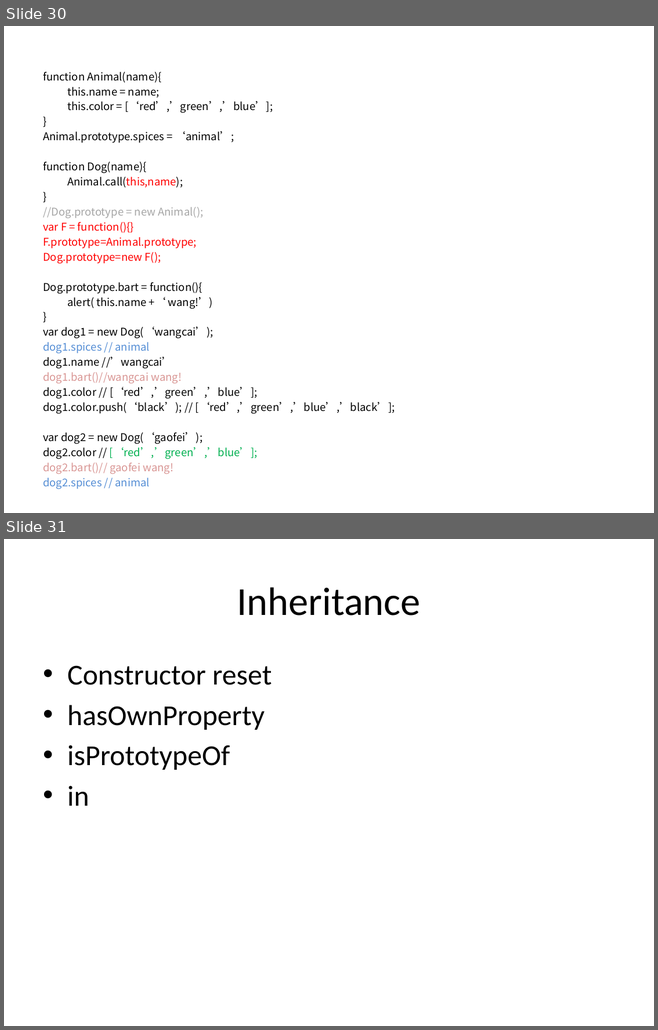
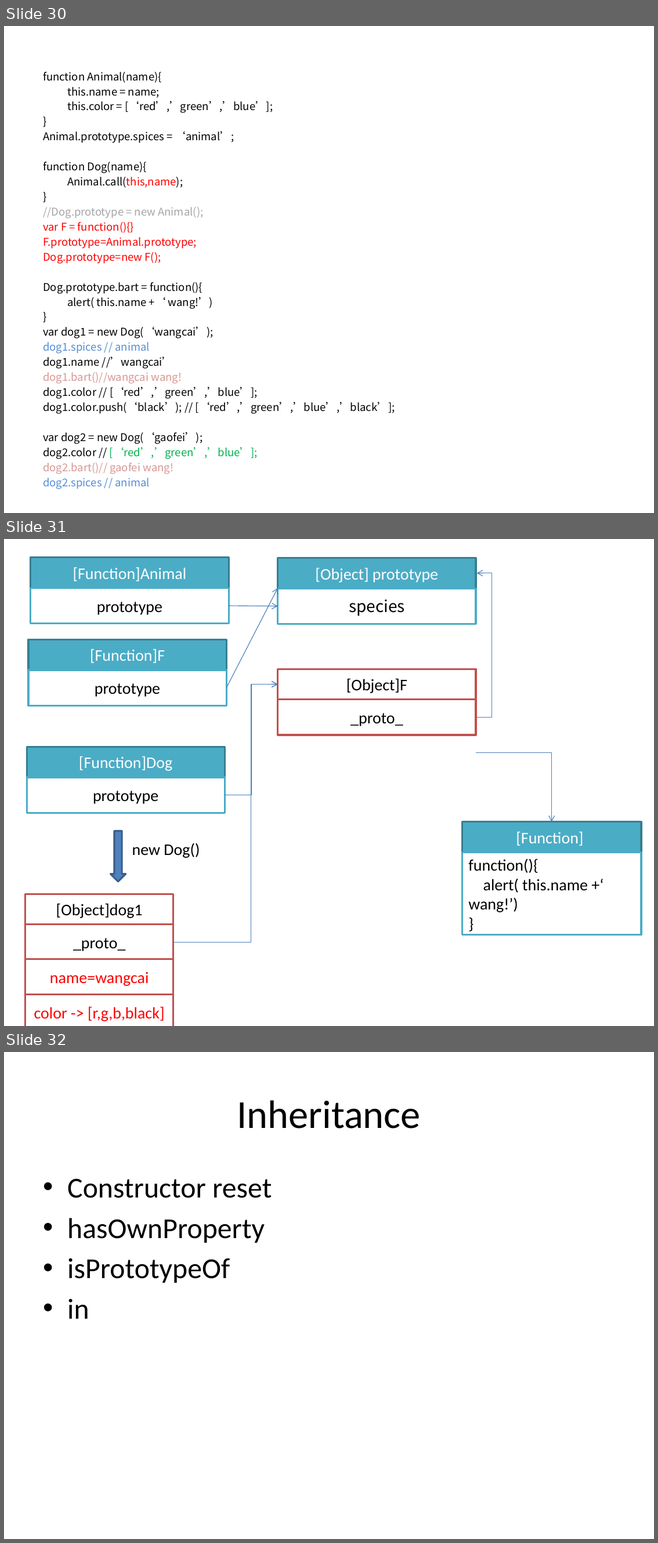
Before and after one commit to HLimit/h5_Traning, a slide deck: [presentation/[5]javascript_oop.pptx. Shown one above the other, each under a label of ours: slides 30 and 31 before the commit, slides 30, 31 and 32 after it. The pictures are 658x1030 and 658x1543 pixels, drawn with LibreOffice and Linux fonts; fonts in the diff are those of the drawing. Boxes give left, top, right and bottom in pixels: in the first picture for what was removed or moved away, otherwise in the second. Text is boxed around its words. In the diff, an @@ line names an element or a change of style, - is before the commit and + after.

```diff
--- a/[presentation/[5]javascript_oop.pptx
+++ b/[presentation/[5]javascript_oop.pptx
@@ slide 31 added at [4, 539, 654, 1026], background #FFFFFF @@
@@ rectangle added at [31, 558, 229, 588], fill #4BACC6, outline #377F92 2 pt, 18 pt, text #FFFFFF @@
+[Function]Animal
@@ rectangle added at [278, 558, 476, 588], fill #4BACC6, outline #377F92 2 pt, 18 pt, text #FFFFFF @@
+[Object] prototype
@@ elbow arrow added from (476, 718) to (476, 573), #4B7EBC 0.75 pt @@
@@ rectangle added at [31, 588, 229, 624], fill #FFFFFF, outline #4BACC6 2 pt, 18 pt, text #000000 @@
+prototype
@@ arrow added from (226, 687) to (278, 588), #4B7EBC 0.75 pt @@
@@ rectangle added at [278, 588, 476, 624], fill #FFFFFF, outline #4BACC6 2 pt, 18 pt, text #000000 @@
+species
@@ arrow added from (229, 606) to (278, 606), #4B7EBC 0.75 pt @@
@@ rectangle added at [29, 640, 227, 670], fill #4BACC6, outline #377F92 2 pt, 18 pt, text #FFFFFF @@
+[Function]F
@@ rectangle added at [29, 670, 227, 706], fill #FFFFFF, outline #4BACC6 2 pt, 18 pt, text #000000 @@
+prototype
@@ rectangle added at [278, 669, 476, 700], fill #FFFFFF, outline #C0504D 2 pt, 18 pt, text #000000 @@
+[Object]F
@@ elbow arrow added from (173, 943) to (278, 685), #4B7EBC 0.75 pt @@
@@ elbow arrow added from (225, 795) to (278, 685), #4B7EBC 0.75 pt @@
@@ rectangle added at [278, 700, 476, 735], fill #FFFFFF, outline #C0504D 2 pt, 18 pt, text #000000 @@
+_proto_
@@ rectangle added at [27, 747, 225, 777], fill #4BACC6, outline #377F92 2 pt, 18 pt, text #FFFFFF @@
+[Function]Dog
@@ elbow arrow added from (476, 752) to (552, 821), #4B7EBC 0.75 pt @@
@@ rectangle added at [27, 777, 225, 813], fill #FFFFFF, outline #4BACC6 2 pt, 18 pt, text #000000 @@
+prototype
@@ down arrow added at [111, 831, 125, 881], fill #4F81BD, outline #3A5F8C 2 pt @@
@@ rectangle added at [462, 821, 641, 853], fill #4BACC6, outline #377F92 2 pt, 18 pt, text #FFFFFF @@
+[Function]
@@ text added at [132, 843, 199, 858], 18 pt, text #000000 @@
+new Dog()
@@ rectangle added at [462, 853, 641, 935], fill #FFFFFF, outline #4BACC6 2 pt, 18 pt, text #000000 @@
+function(){
+alert( this.name +‘ wang!’)
+}
@@ rectangle added at [25, 895, 173, 925], fill #FFFFFF, outline #C0504D 2 pt, 18 pt, text #000000 @@
+[Object]dog1
@@ rectangle added at [25, 924, 173, 960], fill #FFFFFF, outline #C0504D 2 pt, 18 pt, text #000000 @@
+_proto_
@@ rectangle added at [25, 959, 173, 995], fill #FFFFFF, outline #C0504D 2 pt, 18 pt, text #FF0000 @@
+name=wangcai
@@ rectangle added at [25, 994, 173, 1026], fill #FFFFFF, outline #C0504D 2 pt, 18 pt, text #FF0000 @@
+color -> [r,g,b,black]
@@ what was slide 31 is now slide 32 @@
```
Also in this commit, not shown: 4 slides changed, 10 other files.
